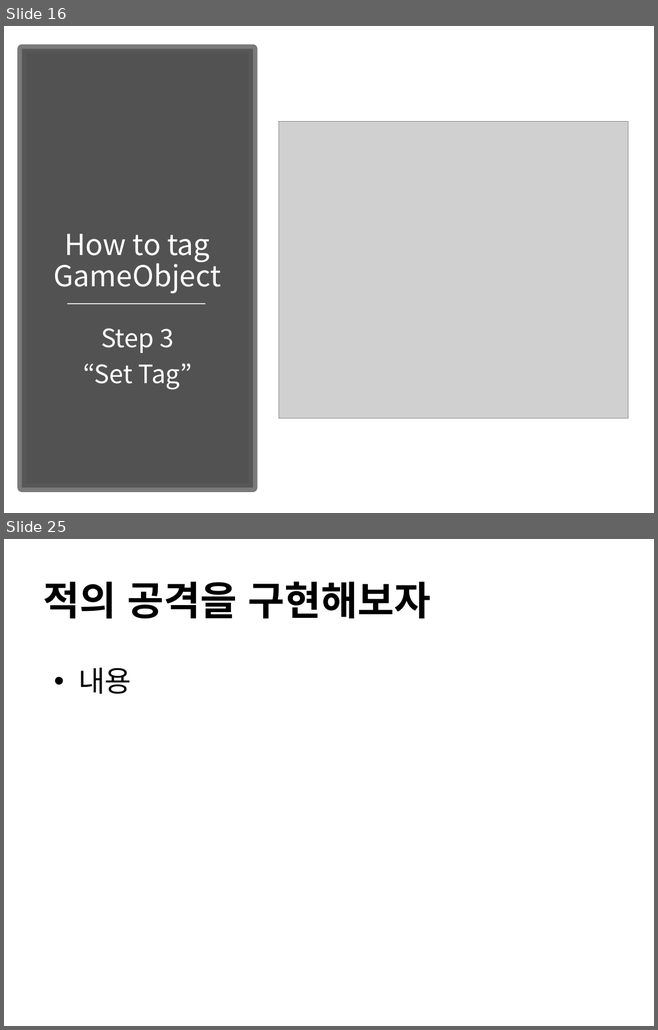
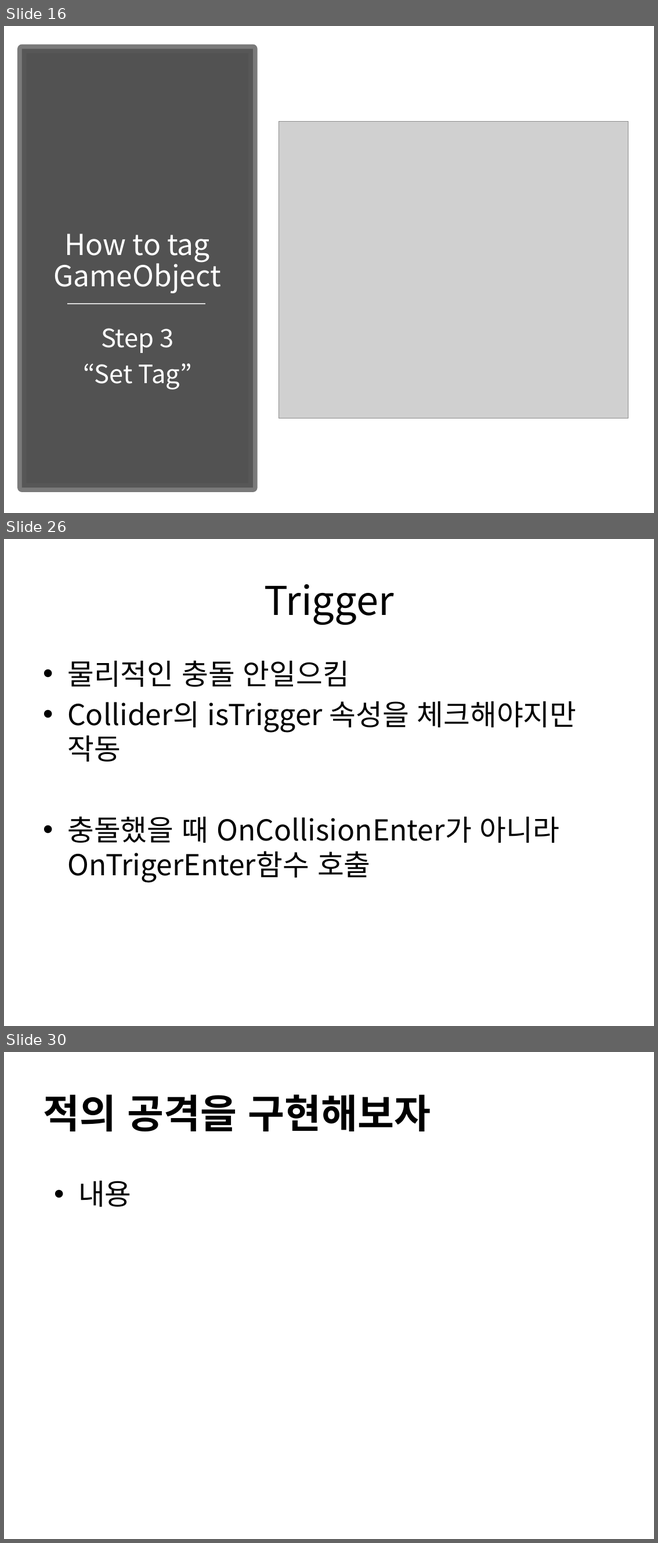
Before and after one commit to IamGroooooot/cien-unity-2019, a slide deck: 2주차.pptx. Shown one above the other, each under a label of ours: slides 16 and 25 before the commit, slides 16, 26 and 30 after it; the slides between them are not shown. The pictures are 658x1030 and 658x1543 pixels, drawn with LibreOffice and Linux fonts; fonts in the diff are those of the drawing; grey boxes stand for pictures. Boxes give left, top, right and bottom in pixels: in the first picture for what was removed or moved away, otherwise in the second. Text is boxed around its words. In the diff, an @@ line names an element or a change of style, - is before the commit and + after.

```diff
--- a/2주차.pptx
+++ b/2주차.pptx
@@ slide 26 added at <box>4,539,654,1026</box>, background #FFFFFF @@
@@ title added at <box>264,584,394,625</box>, 44 pt, text #000000 @@
+Trigger
@@ text added at <box>67,660,576,882</box>, 32 pt, text #000000 @@
+• 물리적인 충돌 안일으킴
+• Collider의 isTrigger 속성을 체크해야지만 작동
+• 충돌했을 때 OnCollisionEnter가 아니라OnTrigerEnter함수 호출
@@ what was slide 25 is now slide 30 @@
```
Also in this commit, not shown: 9 slides changed, 4 other slides added.
